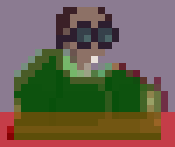
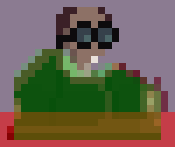
Before/after of a 175x147 layered artwork. What changed in the layer stack:
painted on "RideCar02.png" over [56, 21, 119, 49]
